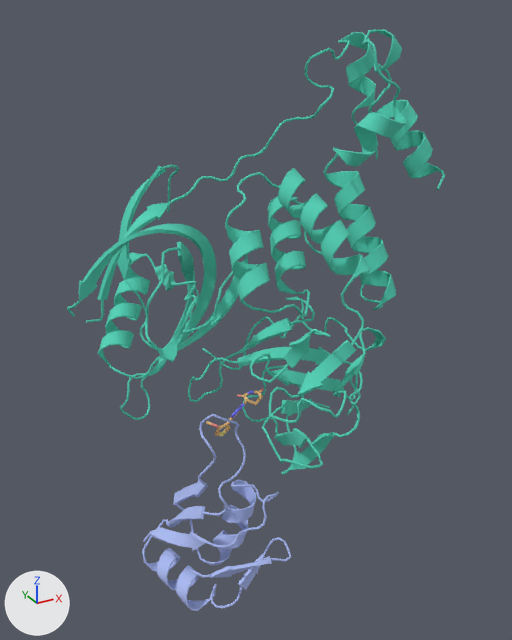
The glTF model glb/9DWV_reference.glb as it was, and as the next commit left it.
One viewpoint serves both versions: a 50 mm lens placed at (-170.4, 13.7, -123.2), pointed at (-120.3, 104.9, -168.8). Lighting does not change. The marker at lower left points along +X, +Y and +Z. The older version comes first. Where no turn or scale is listed for an object, it has been applied to the vertices. Vertices at exactly the same position are counted once.

The first picture shows 'node-geom57', 'node-geom58'.
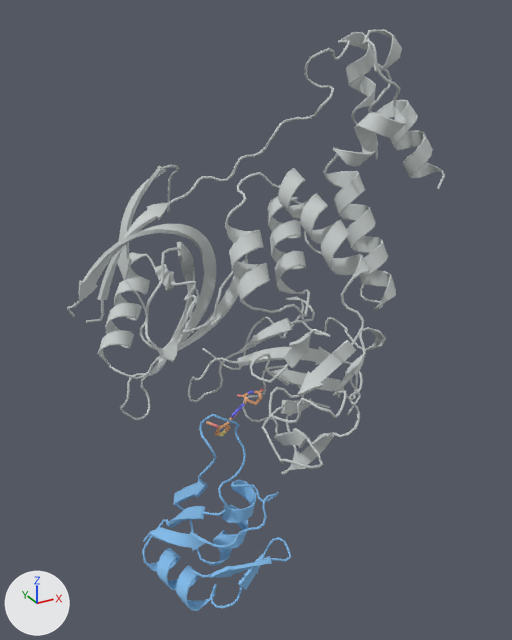
Pixel boxes [x1, y1, x2, y2] of what changed, in the pictures (512 x 640 px):
part 1 of me_geom57, recoloured (cyan to light grey)
    both: [67, 29, 445, 423]
part 2 of me_geom58, recoloured (cyan to light grey)
    both: [190, 329, 363, 475]
part 3 of me_geom58, recoloured
    both: [142, 414, 291, 611]

What changed in the scene script:
```text
Change me_geom57:
    where me_geom57.from_pydata(...)  # 7535 vertices, 13760 faces; spans x 22.7..80.1, y -17.1..32.7, z -9.4..54.2
    used by ob_node_geom57; location = (-170.9, 95.8, -180.1)
    me_geom57 part 1: 13760 faces centred in x 22.8..80.0, y -17.0..32.6, z -9.3..54.1 are repainted in the vertex colours; the middle colour goes from cyan #55d3b9 to light grey #c8cecd
Change me_geom58:
    where me_geom58.from_pydata(...)  # 3094 vertices, 5744 faces; spans x 30.1..70.9, y -15.2..17.1, z -35.3..16.8
    used by ob_node_geom58; location = (-170.9, 95.8, -180.1)
    me_geom58 part 2: 2264 faces centred in x 39.6..70.9, y -15.1..13.8, z -12.2..16.8 are repainted in the vertex colours; the middle colour goes from cyan #55d3b9 to light grey #c8cecd
    me_geom58 part 3: 3480 faces centred in x 30.1..49.4, y -7.3..16.8, z -35.3..-0.2 are repainted in the vertex colours; the middle colour goes from blue #aebdf5 to blue #84bdec
```
